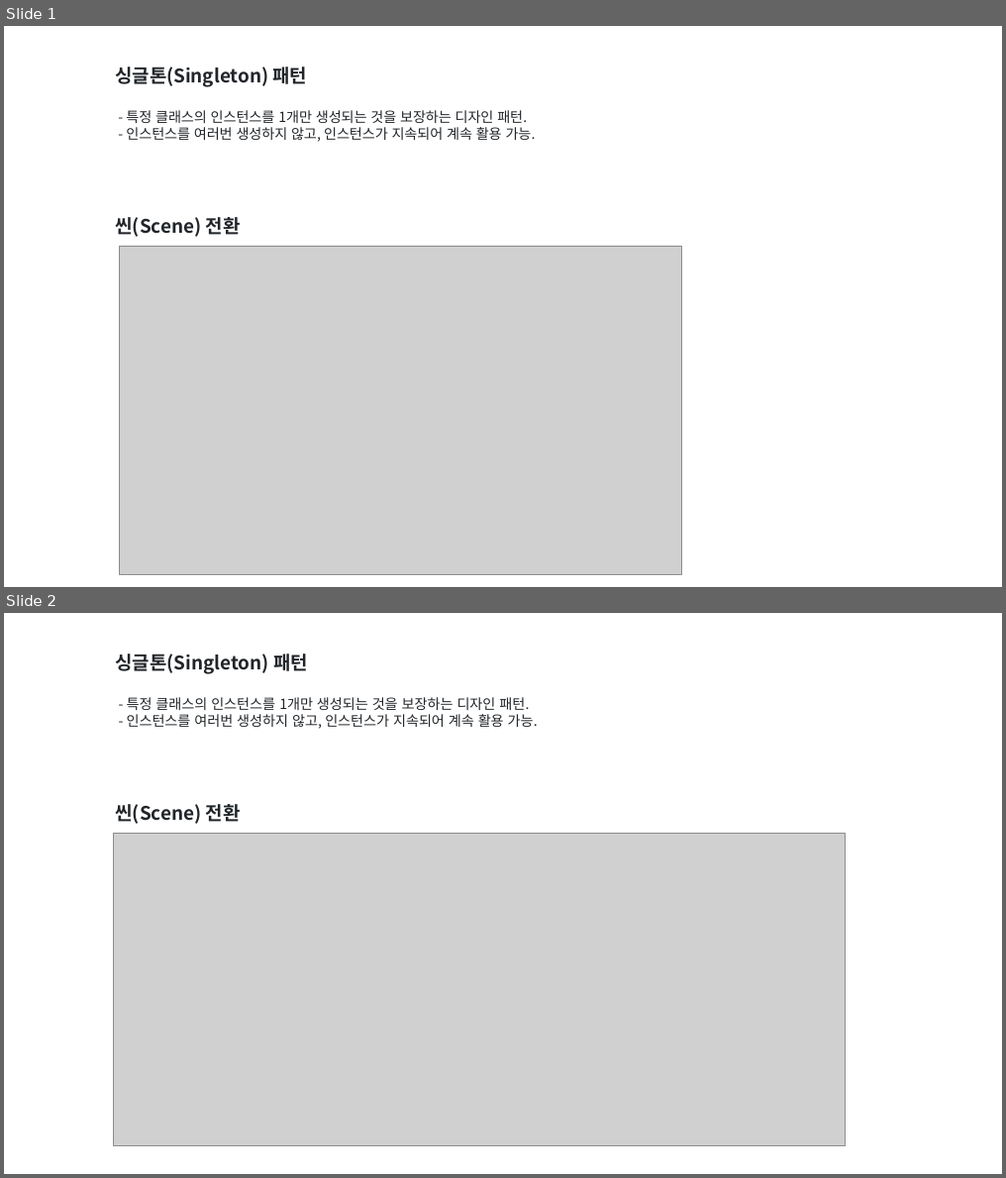
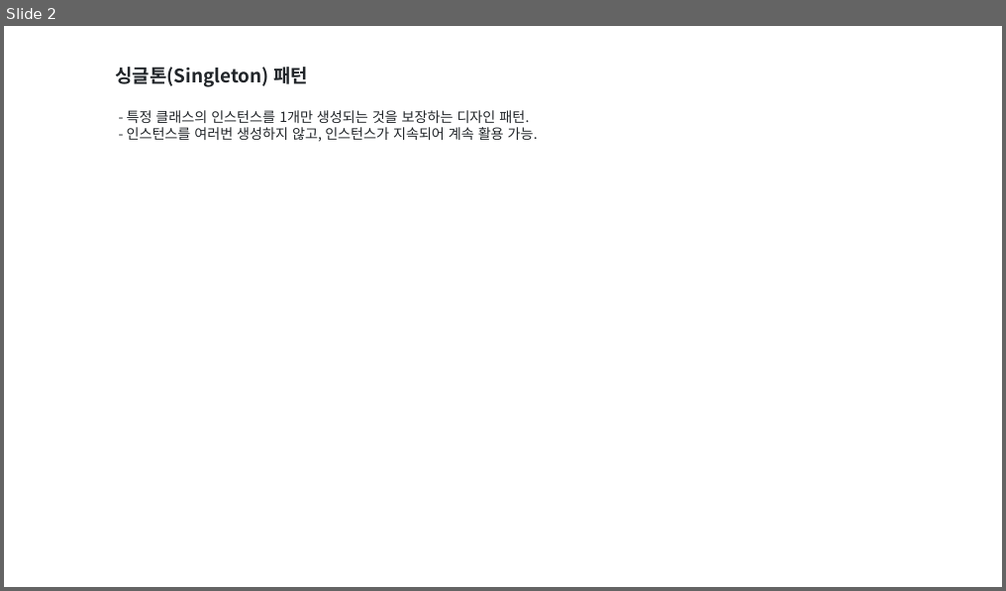
Before and after one commit to SangGyu-Lim/2025_study_lecture, a slide deck: client/lecture/2주차.pptx. Shown one above the other, each under a label of ours: slides 1 and 2 before the commit, slide 2 after it. The pictures are 1006x1178 and 1006x591 pixels, drawn with LibreOffice and Linux fonts; fonts in the diff are those of the drawing; grey boxes stand for pictures. Boxes give left, top, right and bottom in pixels: in the first picture for what was removed or moved away, otherwise in the second. Text is boxed around its words. In the diff, an @@ line names an element or a change of style, - is before the commit and + after.

```diff
--- a/client/lecture/2주차.pptx
+++ b/client/lecture/2주차.pptx
@@ slide 2 removed at [4, 613, 1002, 1174], background #FFFFFF @@
@@ rectangle removed at [108, 647, 717, 779] @@
-싱글톤(Singleton) 패턴
-- 특정 클래스의 인스턴스를 1개만 생성되는 것을 보장하는 디자인 패턴.
-- 인스턴스를 여러번 생성하지 않고, 인스턴스가 지속되어 계속 활용 가능.
@@ rectangle removed at [108, 798, 717, 868] @@
-씬(Scene) 전환
@@ picture removed at [114, 833, 846, 1146] @@
@@ what was slide 1 is now slide 2 @@
@@ slide 2 changed as well @@
@@ rectangle "싱글톤(Singleton) 패턴" at [108, 60, 717, 192]: letter spacing -0.1 to 0 pt @@
@@ rectangle removed at [108, 211, 717, 280] @@
-씬(Scene) 전환
@@ picture removed at [119, 246, 681, 574] @@
```
Also in this commit, not shown: 1 slide added, 2 other slides removed.
